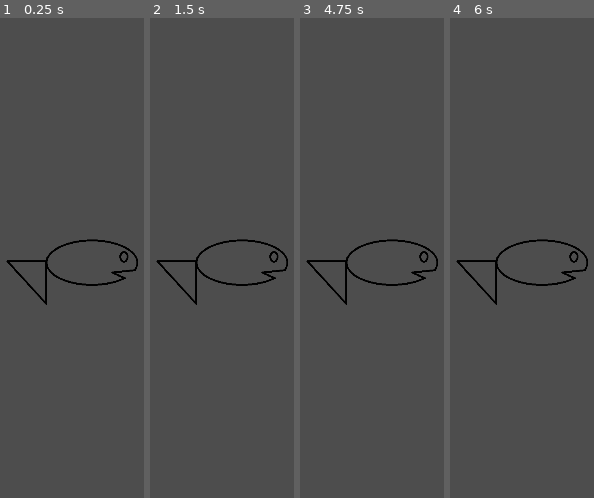
Above: before the commit, frames 1-4 (left to right).
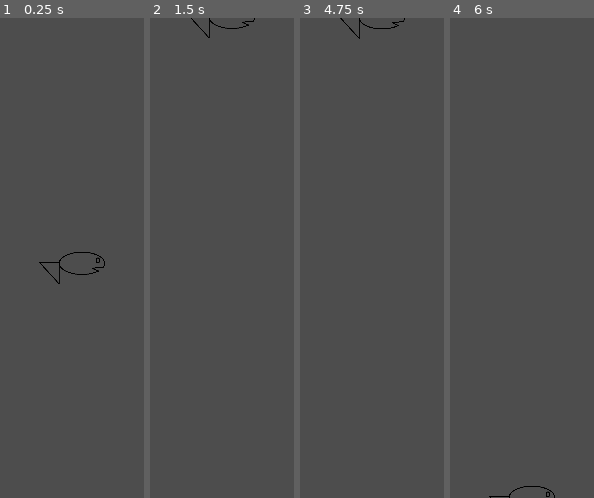
Above: after the commit, the same moments.

Repository: Aveli-games/splashy-fish
Game: Godot game, scene res://main.tscn
Same seed, same stepped clock (60 frames per second), same inputs: the game is played once before the commit and once after it. The project has no main scene, so this scene is started directly.
Inputs:
- Up to frame 1 (0.25 s): no input
- Up to frame 2 (1.5 s): tap Enter at 0.5 s; hold W (swim_up, bound only after the commit) 0.53-1.28 s; hold S (swim_down, bound only after the commit) from 1.28 s (still down)
- Up to frame 3 (4.75 s): tap Space at 2, 3.5 s; release S (swim_down, bound only after the commit) at 2.03 s; hold W (swim_up, bound only after the commit) 2.03-3.53 s; tap Enter at 2.75, 4.25 s; hold S (swim_down, bound only after the commit) from 3.53 s (still down)
- Up to frame 4 (6 s): tap Space at 5.75 s; release S (swim_down, bound only after the commit) at 5.78 s; hold W (swim_up, bound only after the commit) from 5.78 s (still down)

The runs differ from the first frame. In frame 1, 1.5% of the frame differs, in the area x 4-96%, y 46-60%; in frame 2, 1.3%; in frame 3, 1.3%; in frame 4, 1.3%.

Commit message:
Add non-linear player movement

Diff:
--- /dev/null
+++ b/player.gd
@@ -0,0 +1,40 @@
+extends Area2D
+
+var speed = 0
+var swim_impulse = 30
+var coasting_deceleration = 150
+var velocity = Vector2.ZERO
+
+var screen_size
+
+# Called when the node enters the scene tree for the first time.
+func _ready():
+	screen_size = get_viewport_rect().size
+
+
+# Called every frame. 'delta' is the elapsed time since the previous frame.
+func _process(delta):
+	var direction = 0
+
+	# Get direction player is swimming
+	if Input.is_action_pressed("swim_up"):
+		direction = 1
+	if Input.is_action_pressed("swim_down"):
+		direction = -1
+
+	# Apply the swim impulse
+	speed += swim_impulse * direction
+
+	# Apply constant drag against movement
+	if speed > 0:
+		speed -= coasting_deceleration * delta
+	elif speed < 0:
+		speed += coasting_deceleration * delta
+
+	# Calc vector and change position
+	velocity = Vector2.UP * speed
+
+	position += velocity * delta
+
+	# Prevent flying off the screen
+	position = position.clamp(Vector2.ZERO, screen_size)
--- a/player.tscn
+++ b/player.tscn
@@ -1,5 +1,6 @@
-[gd_scene load_steps=5 format=3 uid="uid://yyaj3k1cmcfm"]
+[gd_scene load_steps=6 format=3 uid="uid://yyaj3k1cmcfm"]
 
+[ext_resource type="Script" path="res://player.gd" id="1_3epn2"]
 [ext_resource type="Texture2D" uid="uid://bjl1tfsyusdem" path="res://art/sprites/player/fish1.png" id="1_byiqn"]
 [ext_resource type="Texture2D" uid="uid://qheh2jvftmnk" path="res://art/sprites/player/fish2.png" id="2_fhb7f"]
 
@@ -22,7 +23,9 @@
 height = 92.0
 
 [node name="Player" type="Area2D"]
-position = Vector2(155, 124)
+position = Vector2(66, 60)
+scale = Vector2(0.5, 0.5)
+script = ExtResource("1_3epn2")
 
 [node name="AnimatedSprite2D" type="AnimatedSprite2D" parent="."]
 scale = Vector2(0.362903, 0.386364)
--- a/project.godot
+++ b/project.godot
@@ -18,3 +18,18 @@
 
 window/size/viewport_width=720
 window/size/viewport_height=480
+
+[input]
+
+swim_up={
+"deadzone": 0.5,
+"events": [Object(InputEventKey,"resource_local_to_scene":false,"resource_name":"","device":-1,"window_id":0,"alt_pressed":false,"shift_pressed":false,"ctrl_pressed":false,"meta_pressed":false,"pressed":false,"keycode":0,"physical_keycode":87,"key_label":0,"unicode":119,"echo":false,"script":null)
+, Object(InputEventKey,"resource_local_to_scene":false,"resource_name":"","device":-1,"window_id":0,"alt_pressed":false,"shift_pressed":false,"ctrl_pressed":false,"meta_pressed":false,"pressed":false,"keycode":0,"physical_keycode":4194320,"key_label":0,"unicode":0,"echo":false,"script":null)
+]
+}
+swim_down={
+"deadzone": 0.5,
+"events": [Object(InputEventKey,"resource_local_to_scene":false,"resource_name":"","device":-1,"window_id":0,"alt_pressed":false,"shift_pressed":false,"ctrl_pressed":false,"meta_pressed":false,"pressed":false,"keycode":0,"physical_keycode":83,"key_label":0,"unicode":115,"echo":false,"script":null)
+, Object(InputEventKey,"resource_local_to_scene":false,"resource_name":"","device":-1,"window_id":0,"alt_pressed":false,"shift_pressed":false,"ctrl_pressed":false,"meta_pressed":false,"pressed":false,"keycode":0,"physical_keycode":4194322,"key_label":0,"unicode":0,"echo":false,"script":null)
+]
+}
